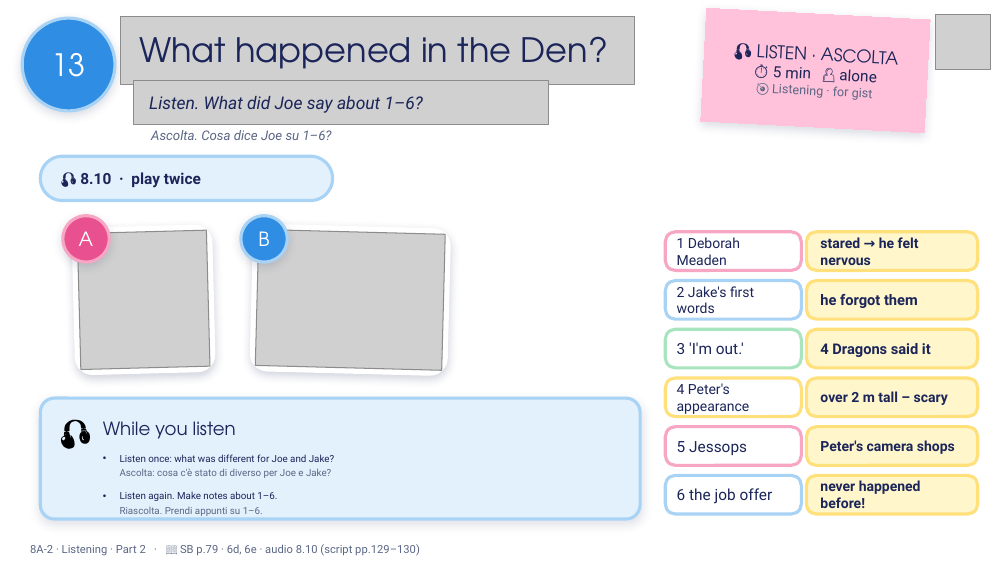
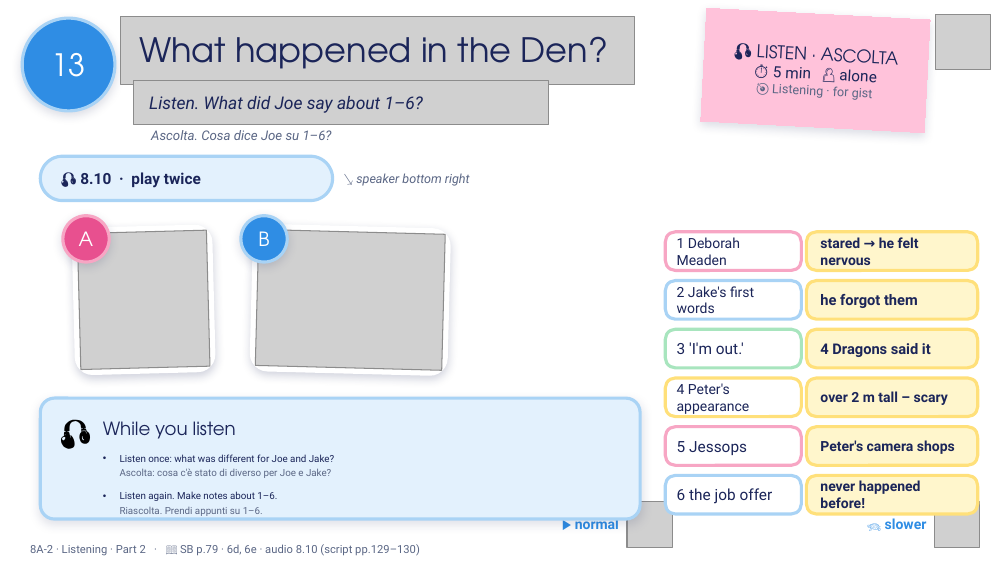
Before and after one commit to londonlanguageschool/Bagheria-, a slide deck: slide 13 of materials/B1/B1_8A-2_The_right_job_for_you.pptx. Drawn at 1008x567 pixels with LibreOffice and Linux fonts; fonts in the diff are those of the drawing; grey boxes stand for pictures; background and template pictures are left out. Boxes give left, top, right and bottom in pixels: in the first picture for what was removed or moved away, otherwise in the second. Text is boxed around its words. In the diff, an @@ line names an element or a change of style, - is before the commit and + after.

```diff
--- a/materials/B1/B1_8A-2_The_right_job_for_you.pptx
+++ b/materials/B1/B1_8A-2_The_right_job_for_you.pptx
@@ text added at [356, 173, 470, 186], 9 pt, text #5B6785, italic @@
+↘ speaker bottom right
@@ picture added at [627, 502, 672, 547] @@
@@ picture added at [934, 502, 980, 547] @@
@@ text added at [575, 520, 619, 533], 10 pt, text #2F8DE4, bold @@
+▶ normal
@@ text added at [885, 518, 927, 529], 10 pt, text #2F8DE4, bold @@
+🐢 slower
```
Also in this commit, not shown: 4 other slides changed, 14 other files.
